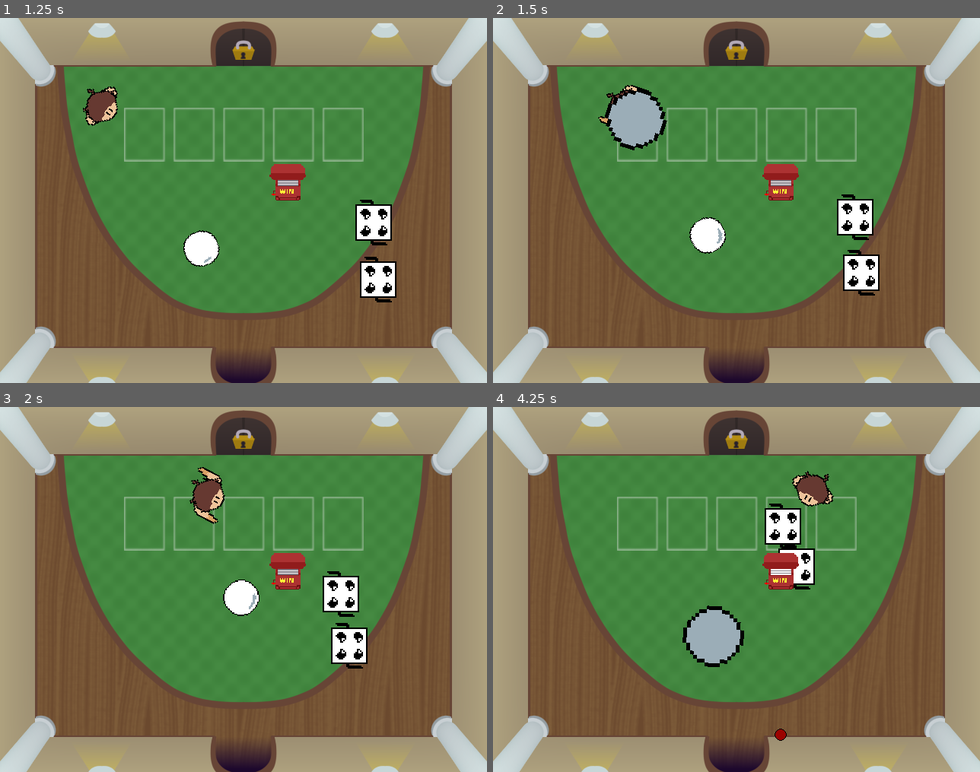
Above: before the commit, frames 1-4 (two rows, left to right).
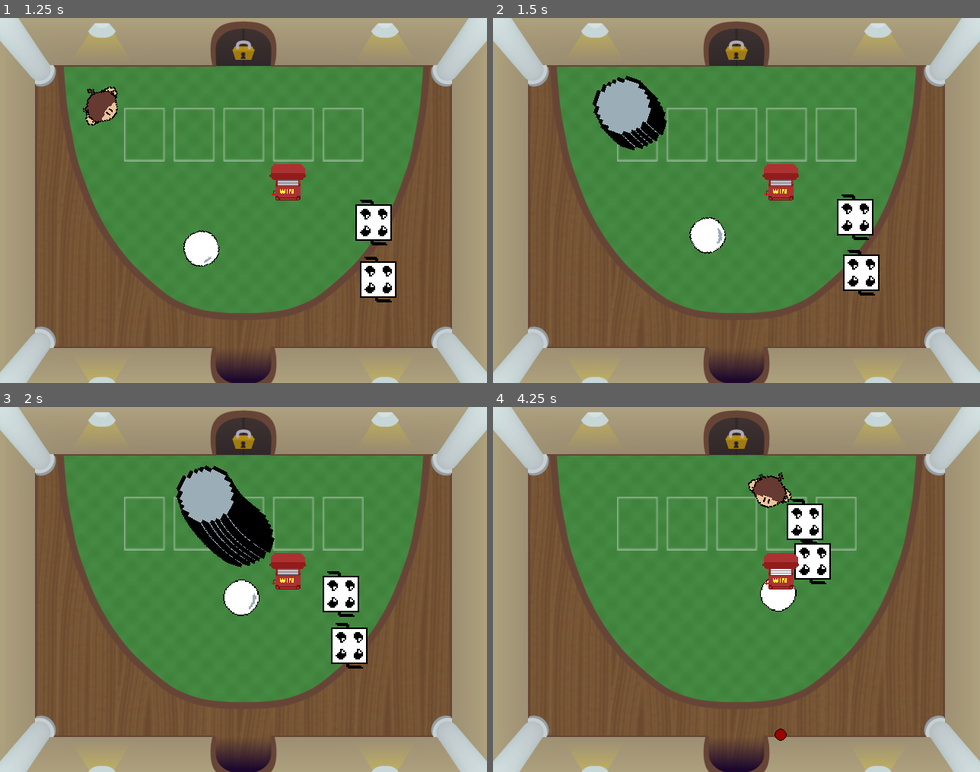
Above: after the commit, the same moments.

Repository: JoshuaKlot/BinghamtonGameJam3
Game: Godot game, scene res://scenes/main_menu.tscn
The game is run twice, just before and just after one commit, with the same random seed, the same clock (stepped at 60 frames per second) and the same inputs.
Inputs (mouse positions are in pixels of both pictures, inside the frame that each line leads up to):
- Up to frame 1 (1.25 s): click "Start" at 0.5 s
- Up to frame 2 (1.5 s): tap Enter (ui_accept) at 1.25 s; move the mouse to (843, 182) at 1.27 s; hold Right (ui_right) from 1.28 s (still down); hold Space (shoot) from 1.28 s (still down)
- Up to frame 3 (2 s): keep holding Right (ui_right); keep holding Space (shoot); tap Enter (ui_accept) at 1.52 s
- Up to frame 4 (4.25 s): move the mouse to (639, 607) at 2.02 s; release Space (shoot) at 2.03 s; tap Space (shoot) at 2.1, 3.6 s; tap Enter (ui_accept) at 2.27, 3.77 s; move the mouse to (785, 509) at 2.77 s; release Right (ui_right) at 2.78 s; hold Left (ui_left) 2.78-3.53 s; hold Space (shoot) 2.78-3.53 s; move the mouse to (712, 662) at 3.52 s; hold Right (ui_right) from 3.53 s (still down)

Frame 1 is identical in both runs. In frame 2, 1.2% of the frame differs, in the area x 20-36%, y 15-36%; in frame 3, 3.4%; in frame 4, 4.9%, in the area x 38-70%, y 17-72%.

Commit message:
Add files via upload

Diff:
--- a/binghamtongamejam3-main/Scripts/player.gd
+++ b/binghamtongamejam3-main/Scripts/player.gd
@@ -10,9 +10,16 @@
 var lastdirection = Vector2.DOWN
 var bullet = preload("res://scenes/bullet.tscn")
 @onready var main = get_node("bulletContainer")
+var shootTimer = 0.0
+var isShooting = true
+
+var health = 3
+var baseHealth = 3
 
 var baseCritChance = 0.10
 var critChance = 0.10
+
+var attackSpeed = 5
 
 var allPowersArray = [50,10,5,0,10,0,0,0,0,0,0,0] #all the powers
 #all indices and their powers
@@ -50,17 +57,33 @@
 func _physics_process(delta: float) -> void:
 
 	look_at(get_global_mouse_position())
+	if health <= 0:
+		queue_free() #restart menu
+
+	shooting(delta)
+	move()
 
 
-	if Input.is_action_just_pressed("shoot"):
-		var instance = bullet.instantiate()
-		if allPowersArray[1]:  #BASED ON PELLET POWER size up
-			instance.scale = Vector2(5,5)
-		calculateCrit()
-		get_tree().root.add_child(instance)
-		instance.global_position = global_position
-		instance.rotation = rotation
+func calculateCrit():
+	if randf() < (1 - critChance):
+		damage = basedamage
+	else:
+		damage = 2 * basedamage
 
+func take_damage():
+	print(health)
+	health = health - 1
+
+func shootBullet():
+	var instance = bullet.instantiate()
+	if allPowersArray[1]:  #BASED ON PELLET POWER size up
+		instance.scale = Vector2(5,5)
+	calculateCrit()
+	get_tree().root.add_child(instance)
+	instance.global_position = global_position
+	instance.rotation = rotation
+
+func move():
 	var direction := Input.get_axis("ui_left", "ui_right")
 	var direction2 := Input.get_axis("ui_up", "ui_down")
 
@@ -75,9 +98,16 @@
 
 	move_and_slide()
 
-
-func calculateCrit():
-	if randf() < (1 - critChance):
-		damage = basedamage
-	else:
-		damage = 2 * basedamage
+func shooting(delta):
+	if Input.is_action_pressed("shoot"):
+		if isShooting:
+			shootTimer += delta
+			if shootTimer > attackSpeed:
+				shootBullet()
+				shootTimer = 0
+			else:
+				shootBullet()
+				isShooting = true
+				shootTimer = 0
+	if Input.is_action_just_released("shoot"):
+		isShooting = false
